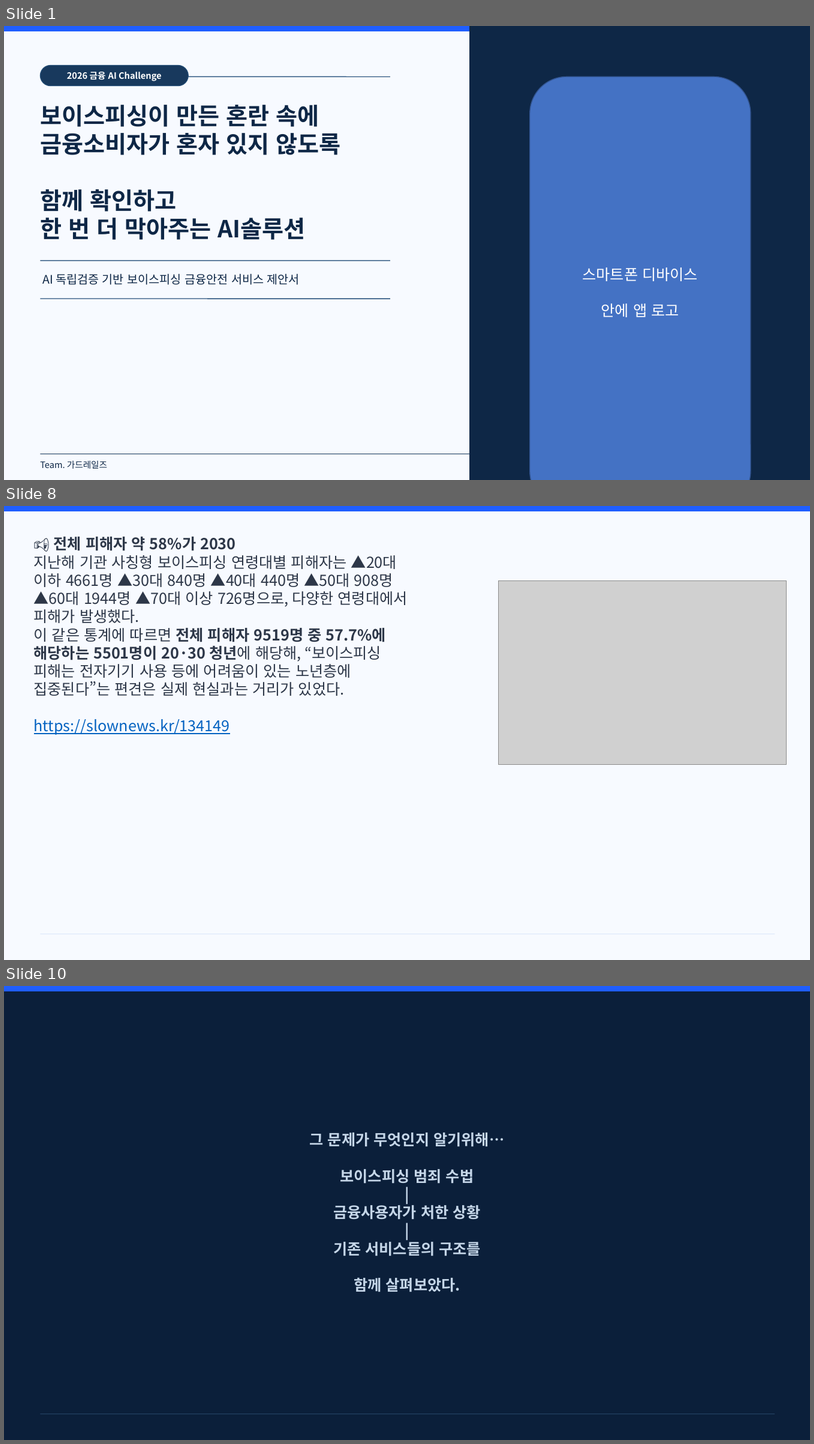
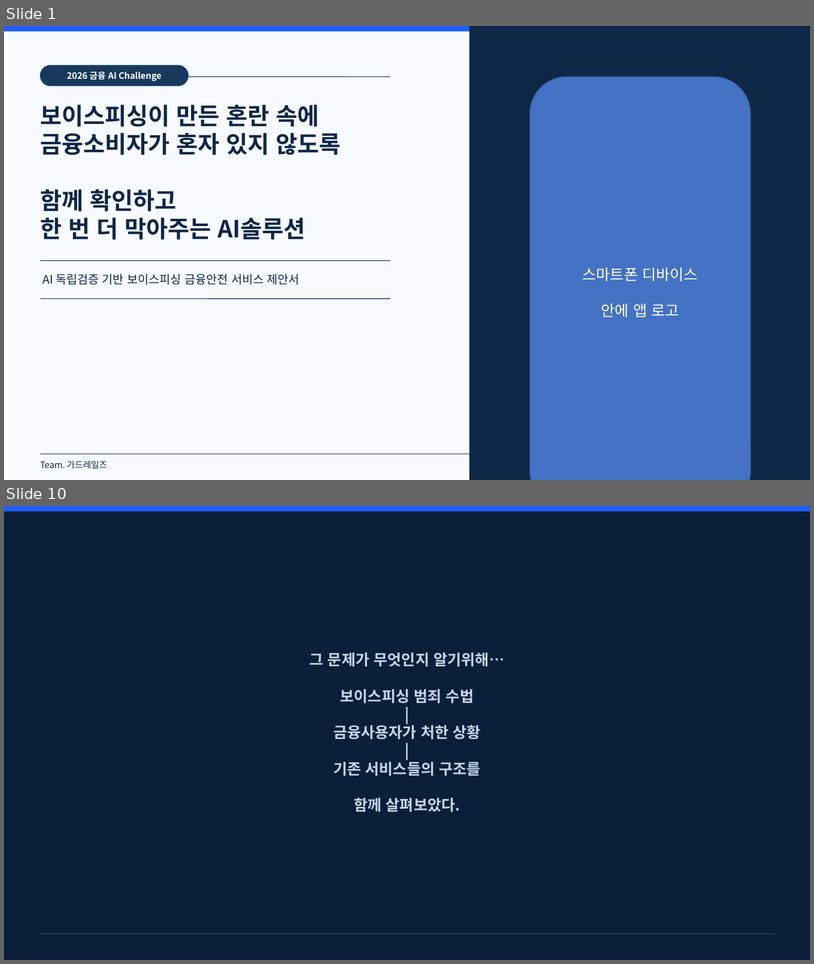
Before and after one commit to hamhj7694/AIXTeamProject2, a slide deck: 01_docs/01_proposal/01.frow/03_제안서 본작성.pptx. Shown one above the other, each under a label of ours: slides 1, 8 and 10 before the commit, slides 1 and 10 after it; the slides between them are not shown. The pictures are 814x1444 and 814x964 pixels, drawn with LibreOffice and Linux fonts; fonts in the diff are those of the drawing; grey boxes stand for pictures. Boxes give left, top, right and bottom in pixels: in the first picture for what was removed or moved away, otherwise in the second. Text is boxed around its words. In the diff, an @@ line names an element or a change of style, - is before the commit and + after.

```diff
--- a/01_docs/01_proposal/01.frow/03_제안서 본작성.pptx
+++ b/01_docs/01_proposal/01.frow/03_제안서 본작성.pptx
@@ slide 8 removed at (4,506,810,960), background #F7FAFF; not listed: 1 template element that a slide beside it also shows @@
@@ text removed at (34,537,408,735) @@
-📢 전체 피해자 약 58%가 2030
-지난해 기관 사칭형 보이스피싱 연령대별 피해자는 ▲20대 이하 4661명 ▲30대 840명 ▲40대 440명 ▲50대 908명 ▲60대 1944명 ▲70대 이상 726명으로, 다양한 연령대에서 피해가 발생했다.
-이 같은 통계에 따르면 전체 피해자 9519명 중 57.7%에 해당하는 5501명이 20·30 청년에 해당해, “보이스피싱 피해는 전자기기 사용 등에 어려움이 있는 노년층에 집중된다”는 편견은 실제 현실과는 거리가 있었다.
-https://slownews.kr/134149
@@ picture removed at (499,580,787,765) @@
@@ line removed from (40, 934) to (776, 934) @@
```
Also in this commit, not shown: 6 slides changed, 4 slides added, 2 other slides removed.
